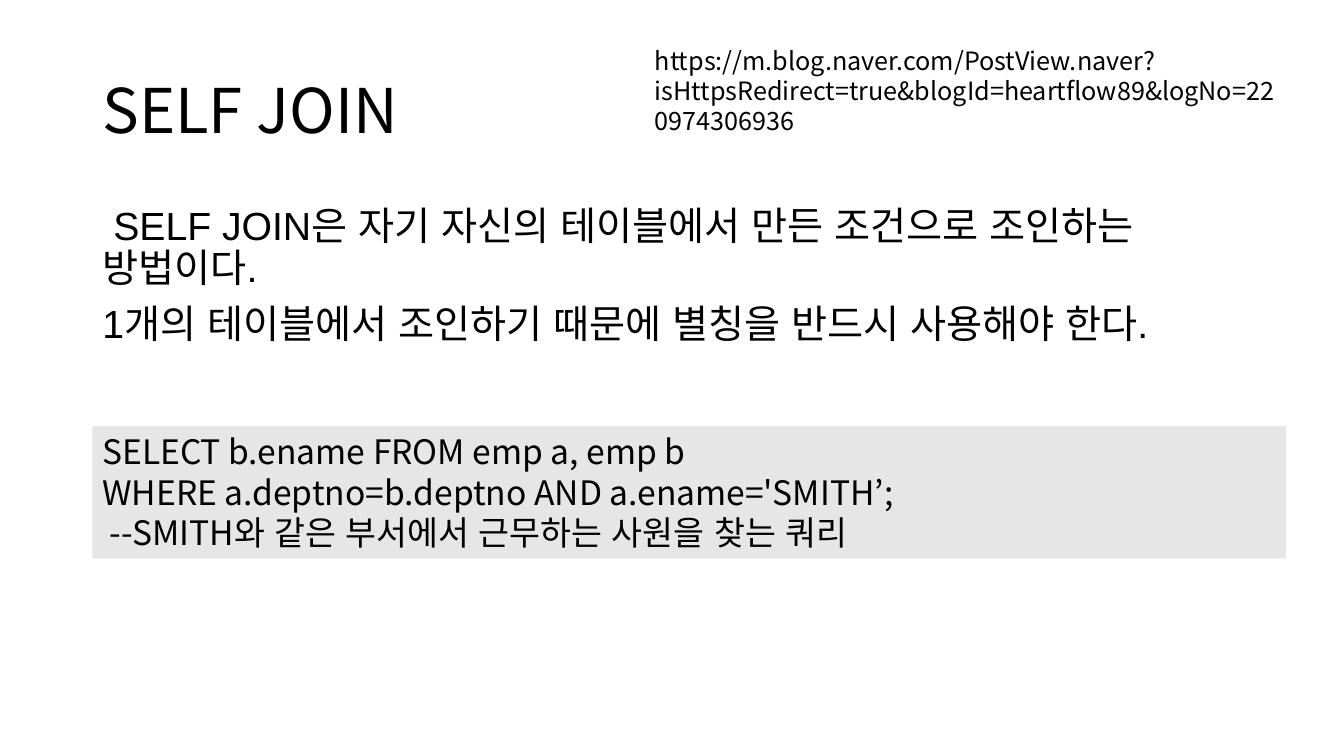
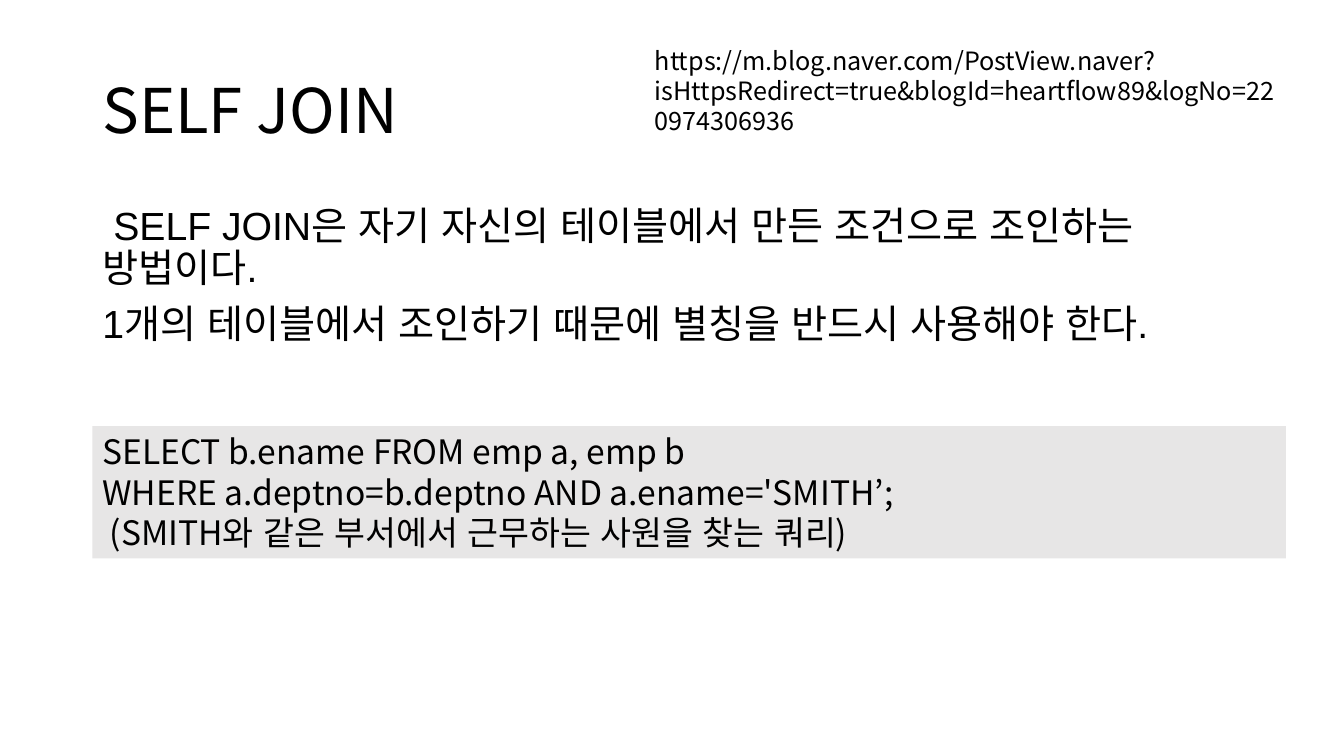
Before and after one commit to Jonghyun99/TIL, a slide deck: slide 6 of ppt/MYSQL 조인쿼리+GitLab.pptx. Drawn at 1344x756 pixels with LibreOffice and Linux fonts; fonts in the diff are those of the drawing. Boxes give left, top, right and bottom in pixels: in the first picture for what was removed or moved away, otherwise in the second. Text is boxed around its words. In the diff, an @@ line names an element or a change of style, - is before the commit and + after.

Commit message:
join, git ppt

```diff
--- a/ppt/MYSQL 조인쿼리+GitLab.pptx
+++ b/ppt/MYSQL 조인쿼리+GitLab.pptx
@@ text in rectangle at [110, 510, 847, 552]: text changed @@
---SMITH와 같은 부서에서 근무하는 사원을 찾는 쿼리
+(SMITH와 같은 부서에서 근무하는 사원을 찾는 쿼리)
```
Also in this commit, not shown: 3 other slides changed.
